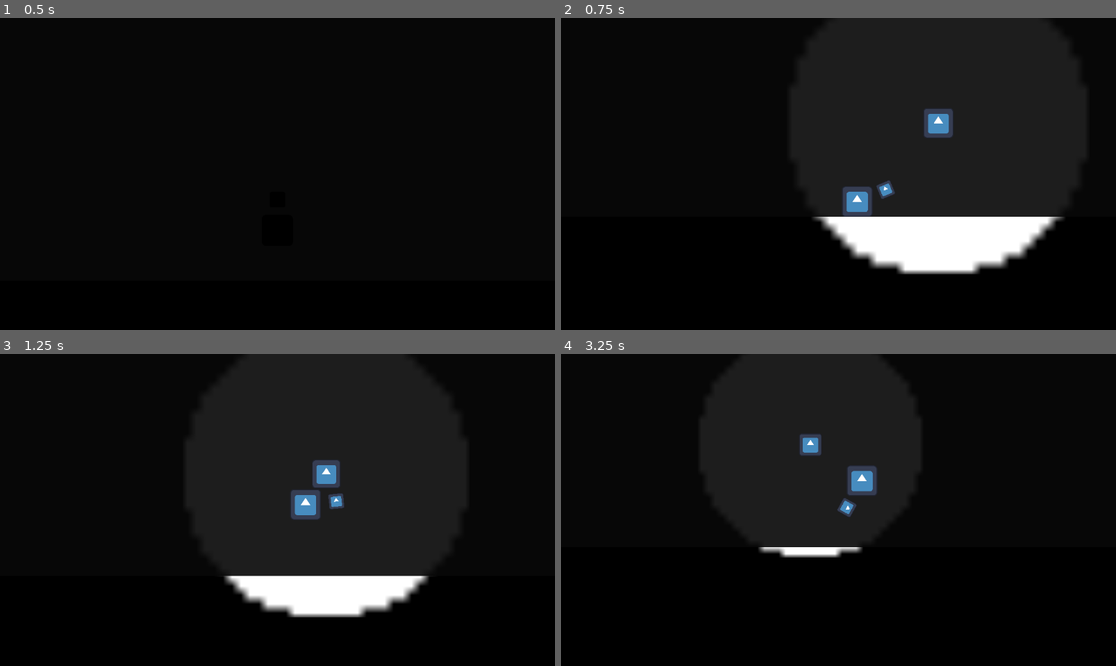
Above: before the commit, frames 1-4 (two rows, left to right).
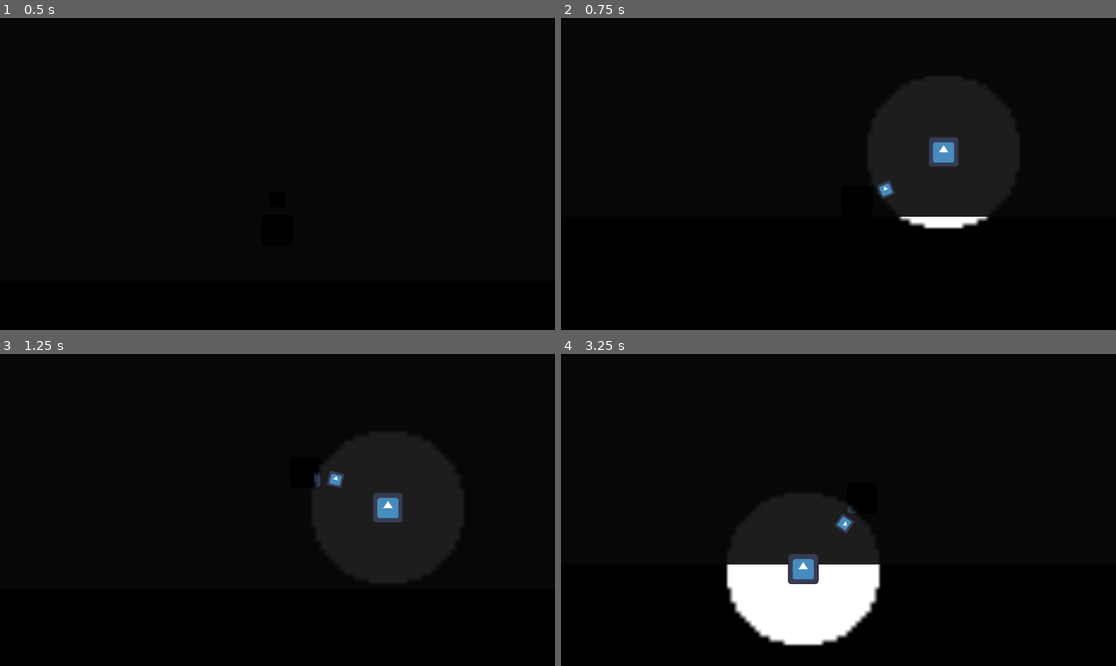
Above: after the commit, the same moments.

Repository: shiftfox/lightformer
Game: Godot game, scene res://scenes/sandbox.tscn
The game is run twice, just before and just after one commit, with the same random seed, the same clock (stepped at 60 frames per second) and the same inputs. The engine's default icon, where the game draws it, is replaced by a stand-in: a white triangle on a blue panel in a dark square.
Inputs (mouse positions are in pixels of both pictures, inside the frame that each line leads up to):
- Up to frame 1 (0.5 s): no input
- Up to frame 2 (0.75 s): tap Enter at 0.5 s; move the mouse to (960, 158) at 0.52 s; press the mouse at (960, 158) at 0.53 s; hold Right (right) from 0.53 s (still down)
- Up to frame 3 (1.25 s): keep holding Right (right); tap Space (jump) at 0.77, 0.8, 1.07 s
- Up to frame 4 (3.25 s): move the mouse to (727, 525) at 1.27 s; release the mouse at (727, 525) at 1.28 s; tap Space (jump) at 1.35, 1.52, 1.82, 2.3, 3.02 s; click (727, 525) at 1.55 s; move the mouse to (894, 441) at 2.02 s; release Right (right) at 2.03 s; hold Left (left) 2.03-2.78 s; hold Right mouse button (glide) 2.03-2.78 s; move the mouse to (810, 572) at 2.77 s; hold Right (right) from 2.78 s (still down); click (810, 572) at 2.85 s

Frame 1 is identical in both runs. In frame 2, 7.3% of the frame differs, in the area x 45-91%, y 29-83%; in frame 3, 5.8%; in frame 4, 8.8%, in the area x 29-58%, y 25-94%.

Commit message:
Light now follows mouse, fix gliding

Diff:
--- a/prefabs/light.tscn
+++ b/prefabs/light.tscn
@@ -10,7 +10,6 @@
 [node name="Light" type="Area2D"]
 script = ExtResource("1_ot7yj")
 speed = 10.0
-kill_speed = 0.1
 
 [node name="Sprite" type="Sprite2D" parent="."]
 scale = Vector2(0.25, 0.25)
@@ -21,4 +20,4 @@
 
 [node name="PointLight" type="PointLight2D" parent="."]
 texture = ExtResource("2_4mx3t")
-texture_scale = 10.0
+texture_scale = 5.0
--- a/prefabs/player.tscn
+++ b/prefabs/player.tscn
@@ -24,3 +24,4 @@
 shape = SubResource("RectangleShape2D_7okma")
 
 [node name="Wand" parent="." instance=ExtResource("3_4suad")]
+fire_rate = 3.0
--- a/project.godot
+++ b/project.godot
@@ -48,6 +48,12 @@
 , Object(InputEventKey,"resource_local_to_scene":false,"resource_name":"","device":-1,"window_id":0,"alt_pressed":false …(186 unchanged characters)…
 ]
 }
+destroy_light={
+"deadzone": 0.5,
+"events": [Object(InputEventMouseButton,"resource_local_to_scene":false,"resource_name":"","device":-1,"window_id":0,"alt_pressed":false,"shift_pressed":false,"ctrl_pressed":false,"meta_pressed":false,"button_mask":2,"position":Vector2(121, 6),"global_position":Vector2(130, 52),"factor":1.0,"button_index":2,"canceled":false,"pressed":true,"double_click":false,"script":null)
+, Object(InputEventKey,"resource_local_to_scene":false,"resource_name":"","device":-1,"window_id":0,"alt_pressed":false,"shift_pressed":false,"ctrl_pressed":false,"meta_pressed":false,"pressed":false,"keycode":0,"physical_keycode":4194325,"key_label":0,"unicode":0,"location":0,"echo":false,"script":null)
+]
+}
 
 [rendering]
 
--- a/scripts/light.gd
+++ b/scripts/light.gd
@@ -1,13 +1,9 @@
-extends Area2D
+class_name Light extends Area2D
 
 @export var speed: float
 @export var kill_speed: float
-var target: Vector2
-
-func _ready() -> void:
-	target = get_global_mouse_position()
 
 func _process(delta: float) -> void:
-	position = lerp(position, target, speed * delta)
+	position = lerp(position, get_global_mouse_position(), speed * delta)
 	scale -= Vector2.ONE * kill_speed * delta
 	if scale.x <= 0: queue_free()
--- a/scripts/player.gd
+++ b/scripts/player.gd
@@ -32,7 +32,7 @@
 	if Input.is_action_pressed("jump") and jumping and jump_timer < jump_time:
 		jump_timer += delta
 		velocity.y = -jump_force
-	if Input.is_action_just_released("jump"):
+	if velocity.y >= 0:
 		jumping = false
 
 	var direction := Input.get_axis("left", "right")
--- a/scripts/wand.gd
+++ b/scripts/wand.gd
@@ -3,6 +3,7 @@
 @export var bullet_prefab: PackedScene
 @export var fire_rate: float
 var shoot_timer: float
+var bullet: Light
 
 func _ready() -> void:
 	shoot_timer = fire_rate
@@ -10,8 +11,8 @@
 func _process(delta: float) -> void:
 	look_at(get_global_mouse_position())
 	shoot_timer += delta
-	if Input.is_action_pressed("shoot") and shoot_timer >= fire_rate:
-		var bullet = bullet_prefab.instantiate()
+	if !is_instance_valid(bullet) and Input.is_action_pressed("shoot") and shoot_timer >= fire_rate:
+		bullet = bullet_prefab.instantiate()
 		bullet.position = $FirePoint.global_position
 		get_tree().current_scene.add_child(bullet)
 		shoot_timer = 0
